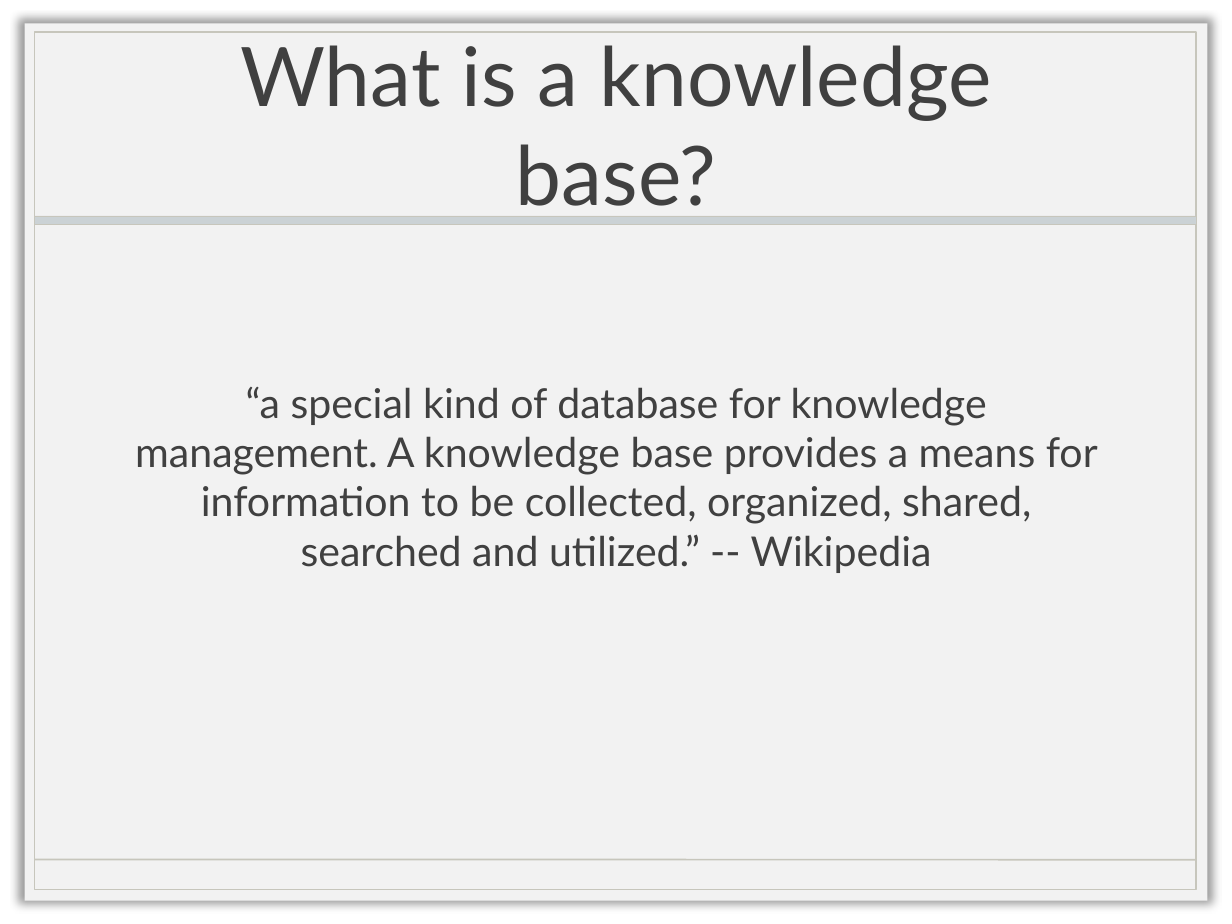
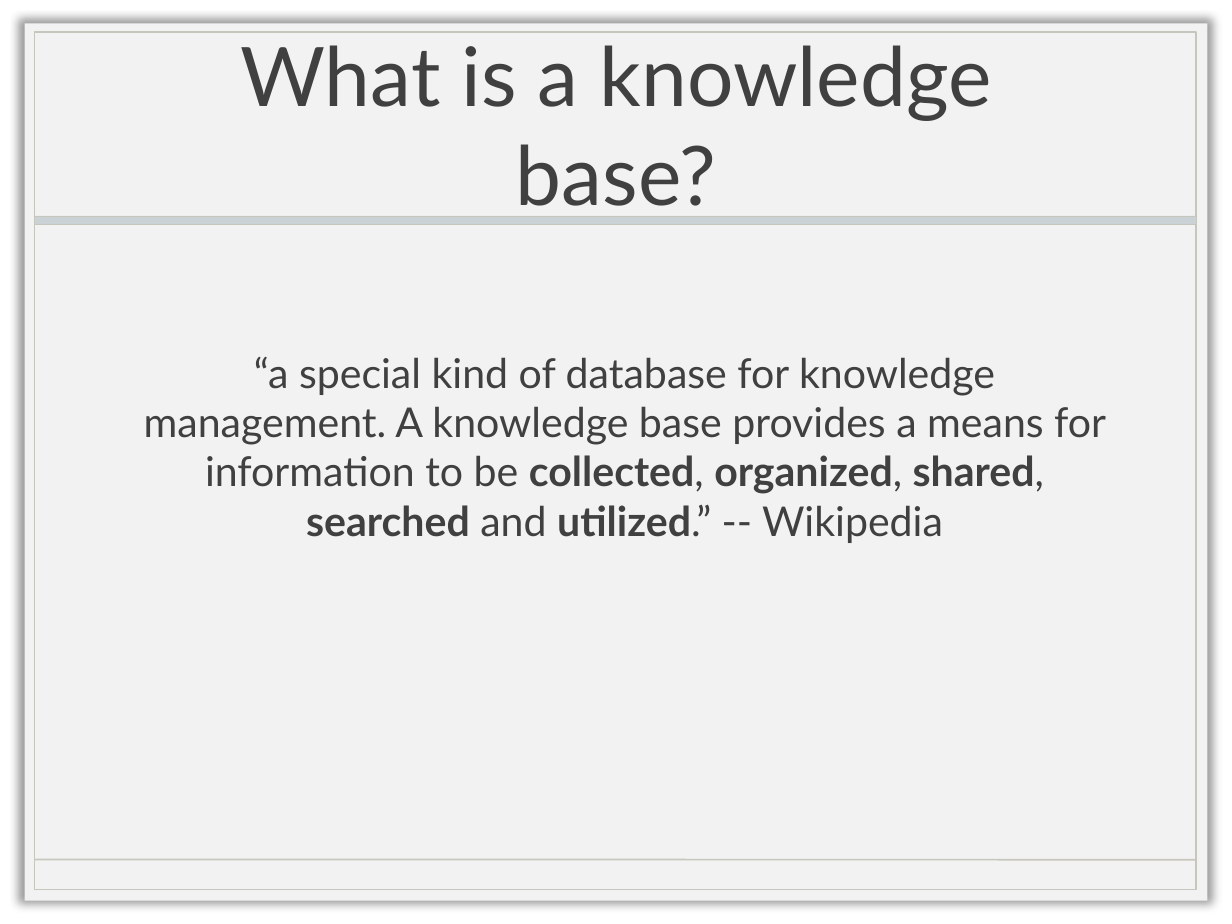
Before and after one commit to doctorlam/tecm4180, a slide deck: slide 2 of readings/kb.pptx. Drawn at 1232x924 pixels with LibreOffice and Linux fonts; fonts in the diff are those of the drawing; background and template pictures are left out. Boxes give left, top, right and bottom in pixels: in the first picture for what was removed or moved away, otherwise in the second. Text is boxed around its words. In the diff, an @@ line names an element or a change of style, - is before the commit and + after.

```diff
--- a/readings/kb.pptx
+++ b/readings/kb.pptx
@@ text "“a special kind of database ...": place and size @@
-text "“a special kind of database ..." at <box>135,387,1098,573</box>
+text "“a special kind of database ..." at <box>144,357,1106,543</box>
@@ text "“a special kind of database ..." at <box>144,357,1106,543</box>: bold on in "collected, organized, shared, searched utilized.”" @@
```
Also in this commit, not shown: 1 other slide changed, 11 other files.
